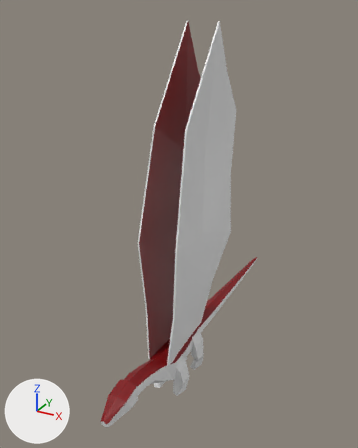
What one commit did to the Blender file player/dragon_3D/dragon_model_3.blend.
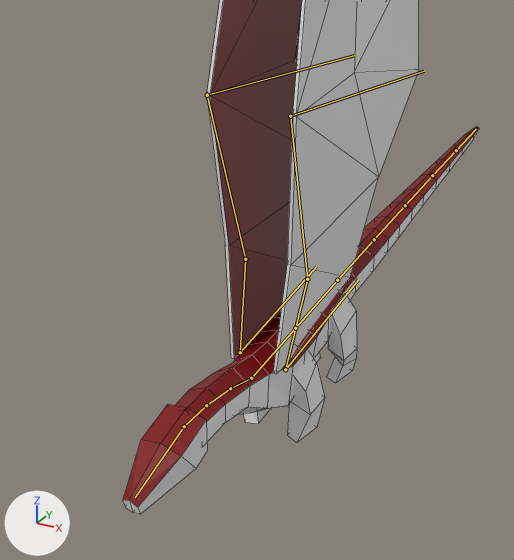
Old and new are each drawn whole from a camera (50 mm lens) standing at (21.0, -37.5, 33.2) and looking at (-1.8, 4.0, 12.4) and again close up on the part from 13% to 76% of the width and 45% to 100% of the height. Lighting does not change. The marker at lower left points along +X, +Y and +Z. The last two pictures show the newer version. Both versions are drawn at the pose saved in each file; the numbers are the values there. The bones that change, and the others that lie on the model, are drawn over the model as lines in the close-ups. The close-ups show mesh edges as thin lines.

Objects in the first close-up: 'ForelegL', 'HindlegL', 'Membrane.L', 'Membrane.R', 'Neck' and 1 more.
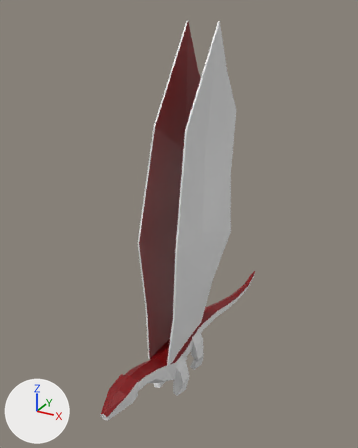
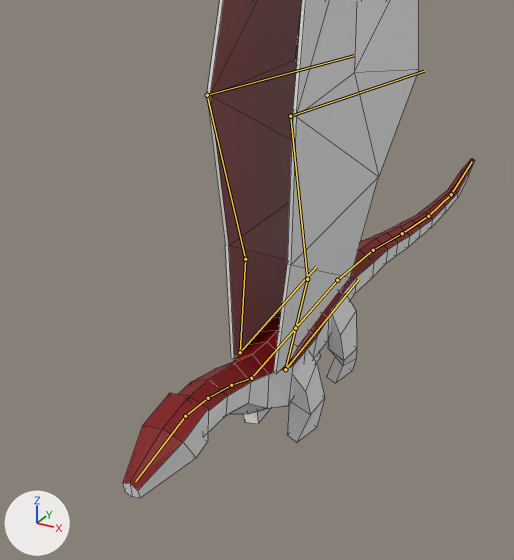
Where the change shows, as pixel boxes [x1, y1, x2, y2] in the close-ups (514 x 560 px):
```json
{"object": "Neck", "change": "posed", "before": [123, 127, 479, 514], "after": [123, 159, 475, 498], "on screen": "12% shorter"}
{"bone": "Tailbone", "before": "(337, 280) to (374, 239)", "after": "(337, 280) to (373, 250)"}
{"bone": "Tail_01", "before": "(374, 239) to (405, 205)", "after": "(373, 250) to (402, 233)"}
{"bone": "Tail_02", "before": "(405, 205) to (432, 175)", "after": "(402, 233) to (428, 216)"}
{"bone": "Tail_03", "before": "(432, 175) to (456, 150)", "after": "(428, 216) to (451, 194)"}
{"bone": "Tail_04", "before": "(456, 150) to (476, 129)", "after": "(451, 194) to (472, 161)"}
{"bone": "Neck_Bottom", "before": "(251, 378) to (230, 388)", "after": "(251, 378) to (231, 385)"}
```

Edits to the scene script, one JSON object a line:
```json
{"block": "bone_tailbone", "where": "bone_tailbone = bpy.data.objects['BodyArmature'].pose.bones['Tailbone']  # child of 'Hip'"}
{"op": "set", "path": "bone_tailbone.rotation_quaternion", "old": "(1.0, 0.0, 0.0, 0.0)", "new": "(0.997, 0.0, 0.0, 0.074)", "note": "degrees (0, 0, 0) -> degrees (0, 0, 8)"}
{"block": "bone_tail_01", "where": "bone_tail_01 = bpy.data.objects['BodyArmature'].pose.bones['Tail_01']  # child of 'Tailbone'"}
{"op": "set", "path": "bone_tail_01.rotation_quaternion", "old": "(1.0, 0.0, 0.0, 0.0)", "new": "(0.998, 0.0, 0.0, 0.063)", "note": "degrees (0, 0, 0) -> degrees (0, 0, 7)"}
{"block": "bone_tail_02", "where": "bone_tail_02 = bpy.data.objects['BodyArmature'].pose.bones['Tail_02']  # child of 'Tail_01'"}
{"op": "set", "path": "bone_tail_02.rotation_quaternion", "old": "(1.0, 0.0, 0.0, 0.0)", "new": "(1.0, 0.0, 0.0, -0.028)", "note": "degrees (0, 0, 0) -> degrees (0, 0, -3)"}
{"block": "bone_tail_03", "where": "bone_tail_03 = bpy.data.objects['BodyArmature'].pose.bones['Tail_03']  # child of 'Tail_02'"}
{"op": "set", "path": "bone_tail_03.rotation_quaternion", "old": "(1.0, 0.0, 0.0, 0.0)", "new": "(0.998, 0.0, 0.0, -0.06)", "note": "degrees (0, 0, 0) -> degrees (0, 0, -7)"}
{"block": "bone_tail_04", "where": "bone_tail_04 = bpy.data.objects['BodyArmature'].pose.bones['Tail_04']  # child of 'Tail_03'"}
{"op": "set", "path": "bone_tail_04.rotation_quaternion", "old": "(1.0, 0.0, 0.0, 0.0)", "new": "(0.987, 0.0, 0.0, -0.159)", "note": "degrees (0, 0, 0) -> degrees (0, 0, -18)"}
{"block": "bone_neck_bottom", "where": "bone_neck_bottom = bpy.data.objects['BodyArmature'].pose.bones['Neck_Bottom']"}
{"op": "set", "path": "bone_neck_bottom.rotation_quaternion", "old": "(1.0, 0.0, 0.0, 0.0)", "new": "(0.999, 0.043, 0.0, 0.0)", "note": "degrees (0, 0, 0) -> degrees (5, 0, 0)"}
```
